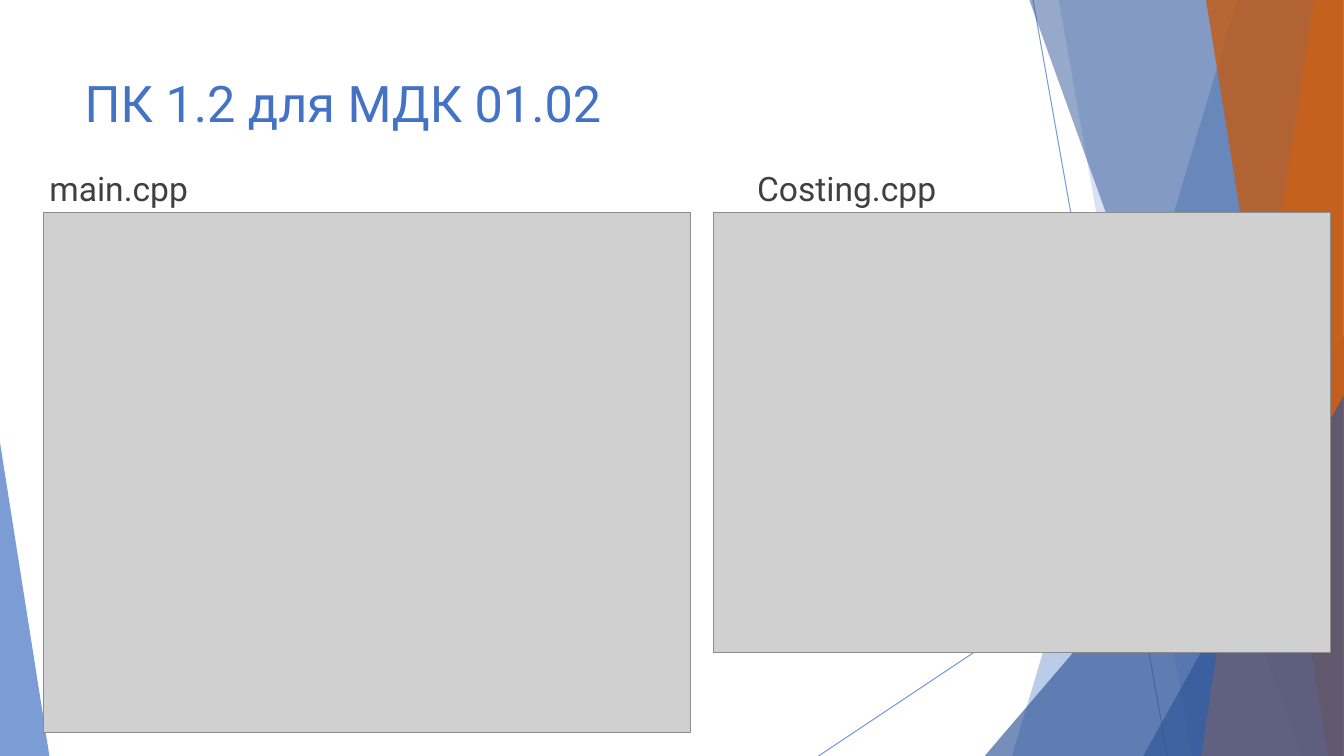
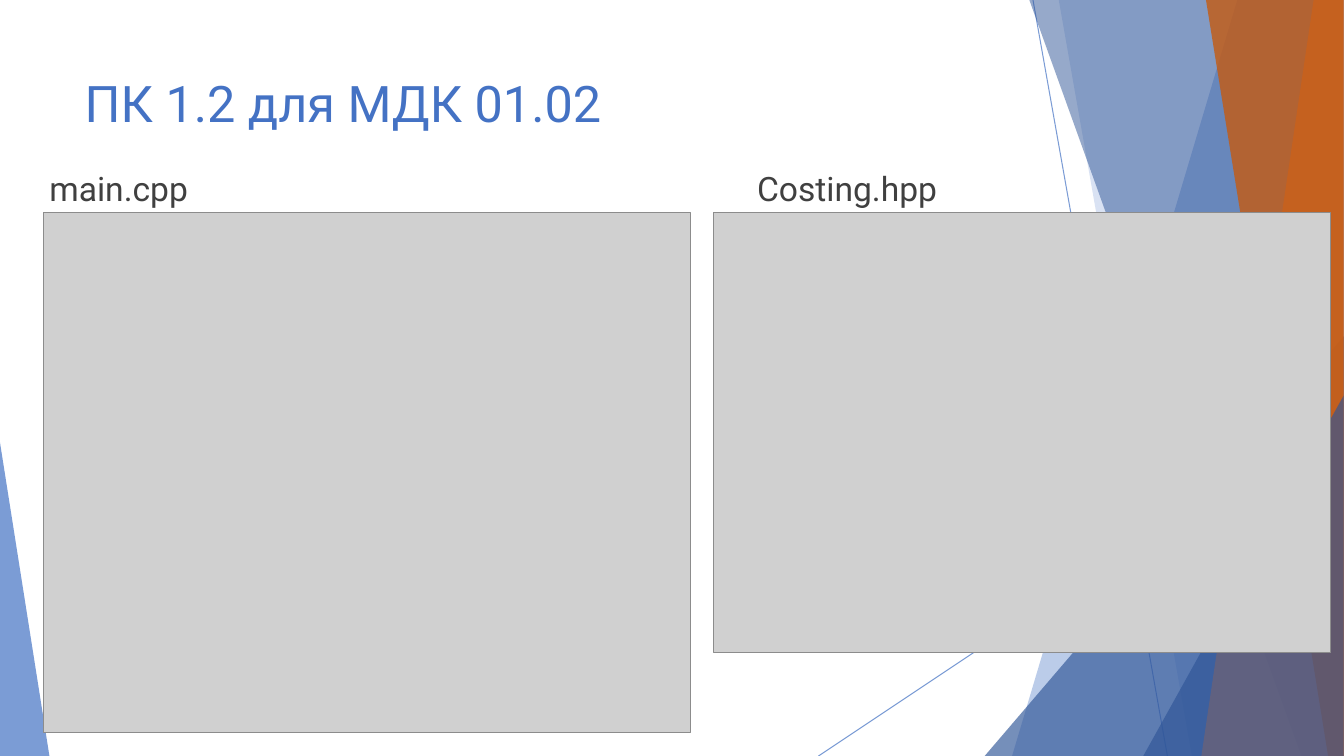
Before and after one commit to prog-kkkmt/p1-17, a slide deck: slide 6 of Модульный экзамен/Модульный экзамен Попкова.pptx. Drawn at 1344x756 pixels with LibreOffice and Linux fonts; fonts in the diff are those of the drawing; grey boxes stand for pictures. Boxes give left, top, right and bottom in pixels: in the first picture for what was removed or moved away, otherwise in the second. Text is boxed around its words. In the diff, an @@ line names an element or a change of style, - is before the commit and + after.

Commit message:
Update

```diff
--- a/Модульный экзамен/Модульный экзамен Попкова.pptx
+++ b/Модульный экзамен/Модульный экзамен Попкова.pptx
@@ text at <box>757,176,937,208</box>: text changed @@
-Costing.cpp
+Costing.hpp
```
